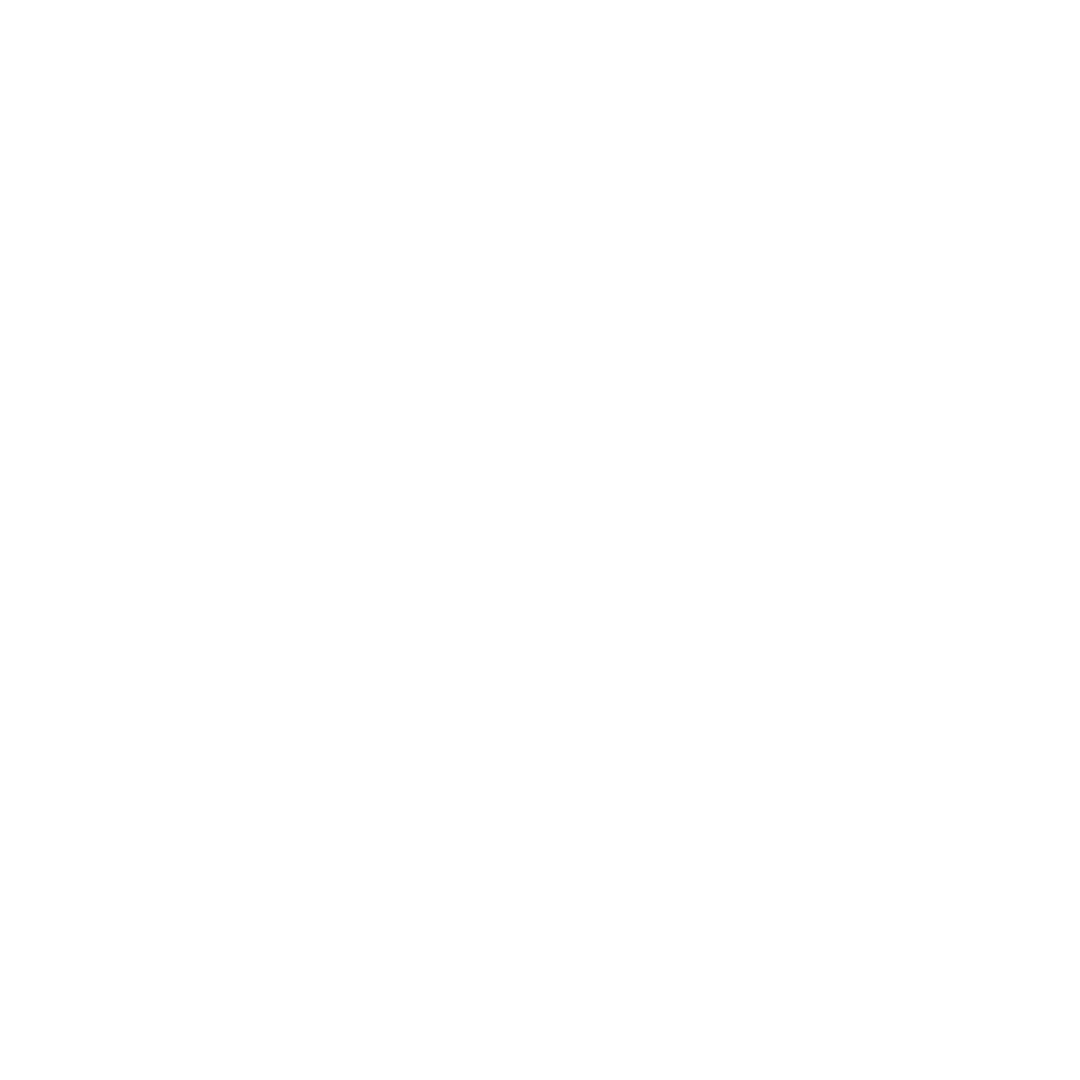
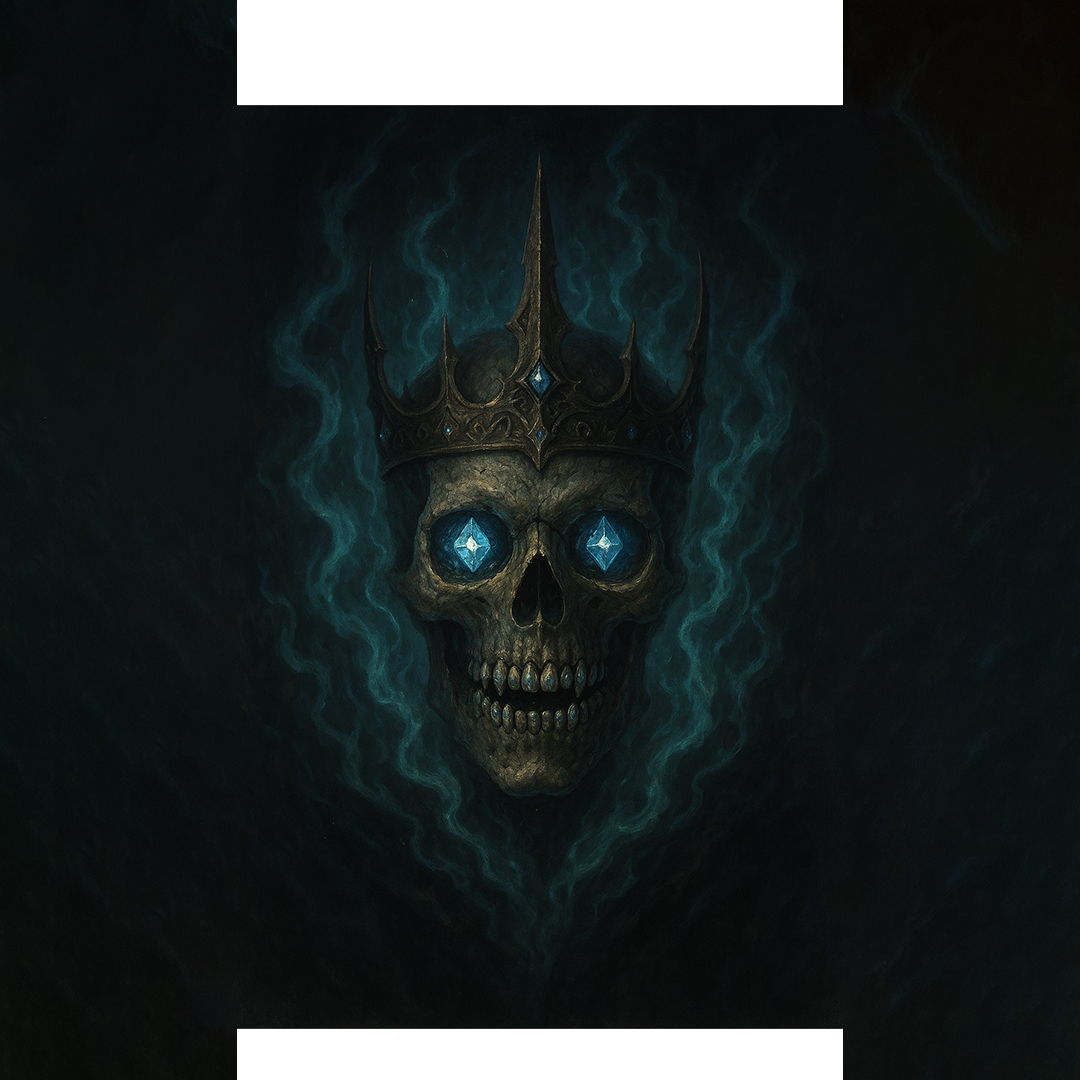
Layered file, before and after one edit (1080px x 1080px). Changes by layer:
added layer "Calavera flotante con energía etérea" above "PNJ No Muerto Liche Nalgash Ascendido copia" over [0, 0, 1080, 1080]